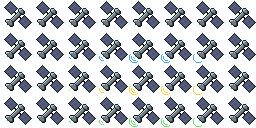
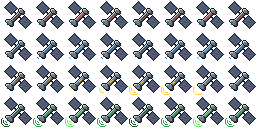
Layered file, before and after one edit (256x128). Changes by layer:
painted on "Frame 8" (1st of 4, in "Error/Offline") over [237,14,243,20]
painted on "Frame 7" (1st of 4, in "Error/Offline") over [205,14,211,20]
painted on "Frame 6" (1st of 4, in "Error/Offline") over [173,14,179,20]
painted on "Frame 5" (1st of 4, in "Error/Offline") over [141,14,147,20]
painted on "Frame 4" (1st of 4, in "Error/Offline") over [109,14,115,20]
painted on "Frame 3" (1st of 4, in "Error/Offline") over [77,14,83,20]
painted on "Frame 2" (1st of 4, in "Error/Offline") over [45,14,51,20]
painted on "Frame 1" (1st of 4, in "Error/Offline") over [13,14,19,20]
painted on "Frame 8" (2nd of 4, in "Waiting/Thinking") over [7,46,243,59]
painted on "Frame 7" (2nd of 4, in "Waiting/Thinking") over [193,46,211,63]
painted on "Frame 6" (2nd of 4, in "Waiting/Thinking") over [161,46,179,63]
painted on "Frame 5" (2nd of 4, in "Waiting/Thinking") over [129,46,147,63]
painted on "Frame 4" (2nd of 4, in "Waiting/Thinking") over [99,46,115,61]
painted on "Frame 2" (2nd of 4, in "Waiting/Thinking") over [37,46,51,59]
painted on "Frame 2" (3rd of 4, in "Syncing/Saving") over [39,78,51,89]
painted on "Frame 1" (3rd of 4, in "Syncing/Saving") over [7,78,19,89]
painted on "Frame 8" (4th of 4, in "Success/Done") over [225,110,243,127]
painted on "Frame 7" (4th of 4, in "Success/Done") over [195,110,211,125]
painted on "Frame 6" (4th of 4, in "Success/Done") over [161,110,179,127]
painted on "Frame 5" (4th of 4, in "Success/Done") over [129,110,147,127]
painted on "Frame 4" (4th of 4, in "Success/Done") over [97,110,115,127]
painted on "Frame 3" (4th of 4, in "Success/Done") over [65,110,83,127]
painted on "Frame 2" (4th of 4, in "Success/Done") over [33,110,51,127]
painted on "Frame 1" (4th of 4, in "Success/Done") over [1,110,19,127]
…and 2 more changes (2 painted)